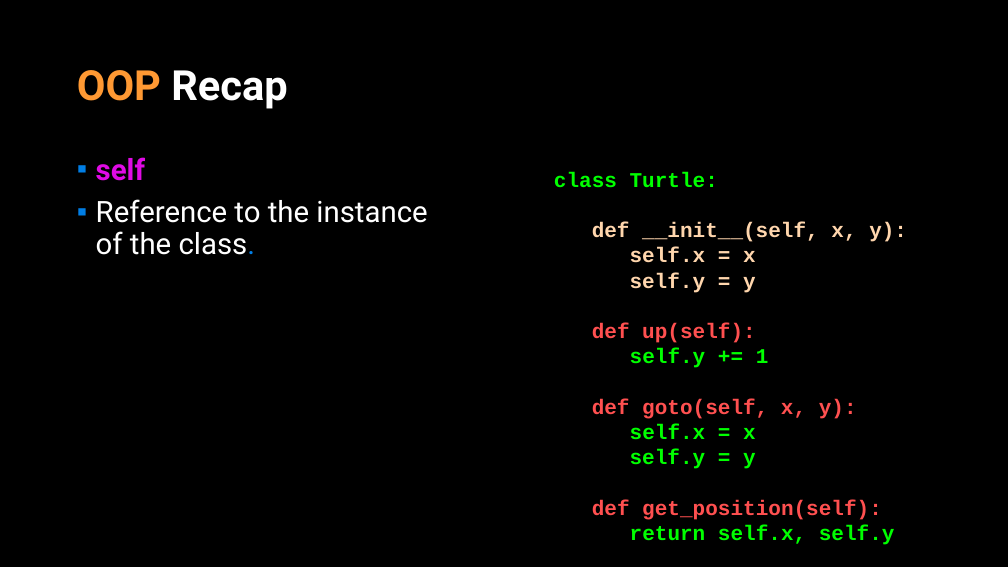
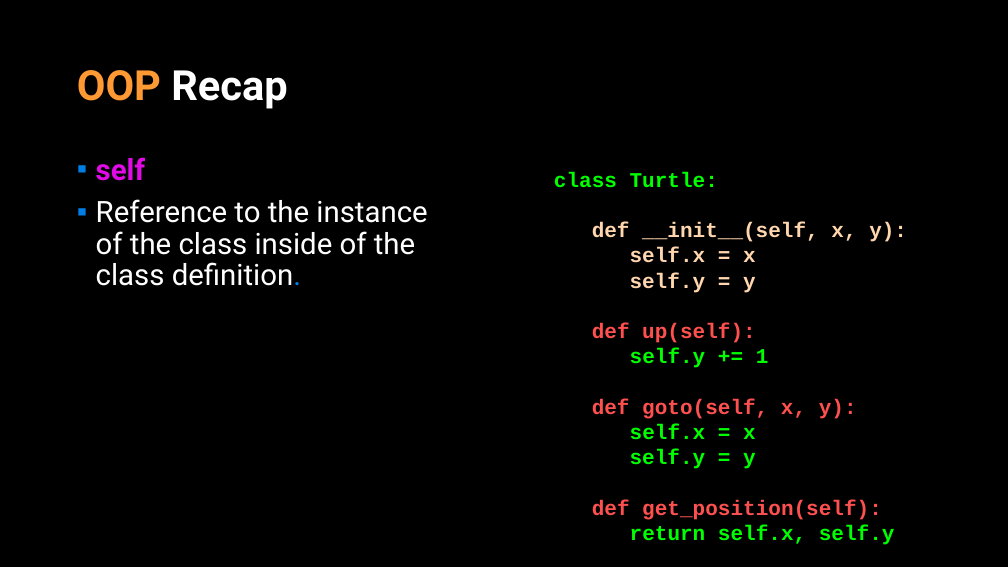
Before and after one commit to APS106/APS106-winter-2023-kinsella-goodfellow, a slide deck: slide 9 of lectures/week10/lecture2/slides/week10_lecture2.pptx. Drawn at 1008x567 pixels with LibreOffice and Linux fonts; fonts in the diff are those of the drawing; background and template pictures are left out. Boxes give left, top, right and bottom in pixels: in the first picture for what was removed or moved away, otherwise in the second. Text is boxed around its words. In the diff, an @@ line names an element or a change of style, - is before the commit and + after.

```diff
--- a/lectures/week10/lecture2/slides/week10_lecture2.pptx
+++ b/lectures/week10/lecture2/slides/week10_lecture2.pptx
@@ text at bbox=[96, 199, 427, 286]: text changed @@
-▪ Reference to the instance of the class.
+▪ Reference to the instance of the class inside of the class definition.
```
Also in this commit, not shown: 7 other slides changed, 4 slides added, 6 other files.
